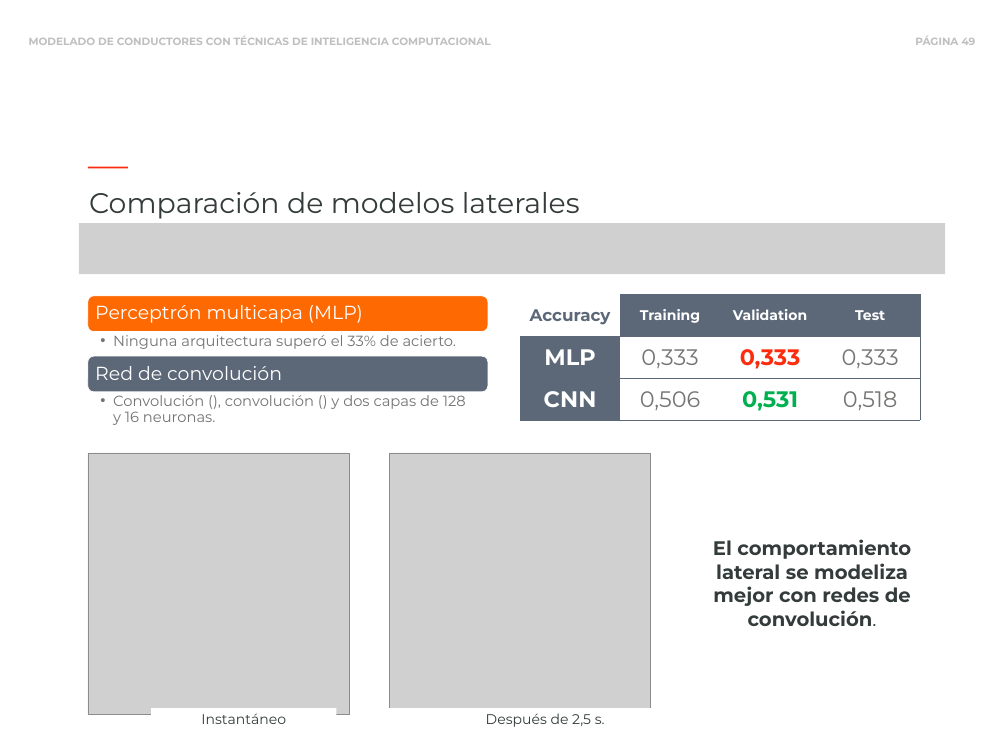
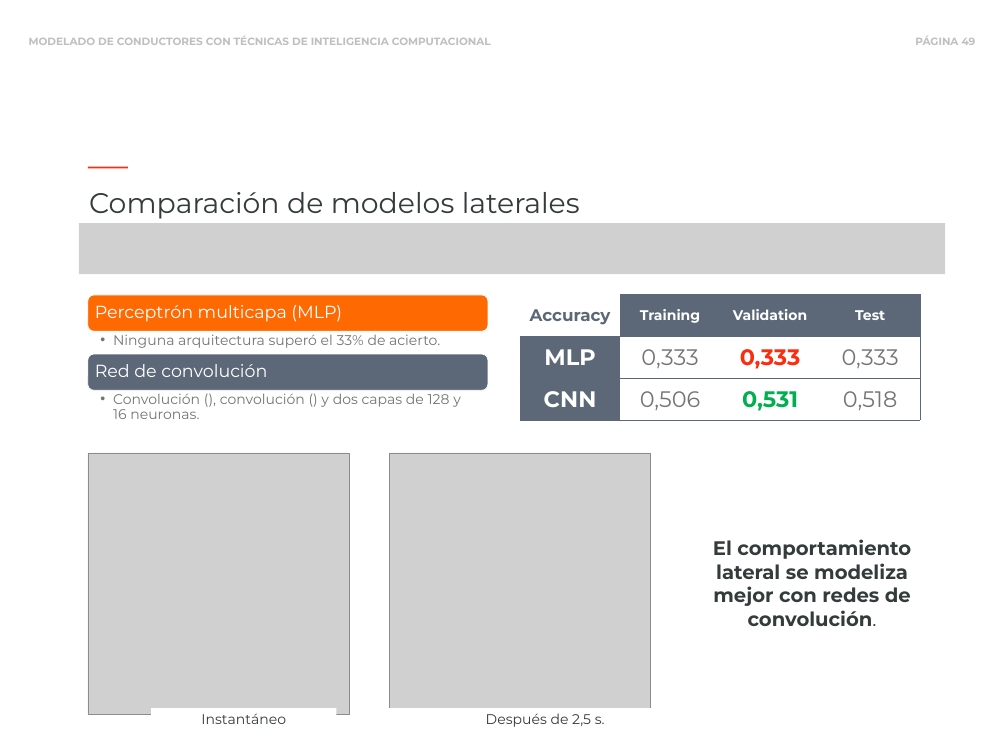
Before and after one commit to blazaid/PhD-Alberto, a slide deck: slide 49 of slides/phd-slides.pptx. Drawn at 1008x756 pixels with LibreOffice and Linux fonts; fonts in the diff are those of the drawing; grey boxes stand for pictures. Boxes give left, top, right and bottom in pixels: in the first picture for what was removed or moved away, otherwise in the second. Text is boxed around its words. In the diff, an @@ line names an element or a change of style, - is before the commit and + after.

```diff
--- a/slides/phd-slides.pptx
+++ b/slides/phd-slides.pptx
@@ text "Perceptrón multicapa (MLP)" at <box>95,305,342,322</box>: size 27 to 25 pt @@
@@ text "Ninguna arquitectura superó el 33% ..." at <box>113,335,440,348</box>: size 21 to 20 pt @@
@@ text "Red de convolución" at <box>95,364,267,377</box>: size 27 to 25 pt @@
@@ text "Convolución (), convolución () y ..." at <box>113,393,461,419</box>: size 21 to 20 pt @@
```
Also in this commit, not shown: 2 other slides changed, 1 other file.
